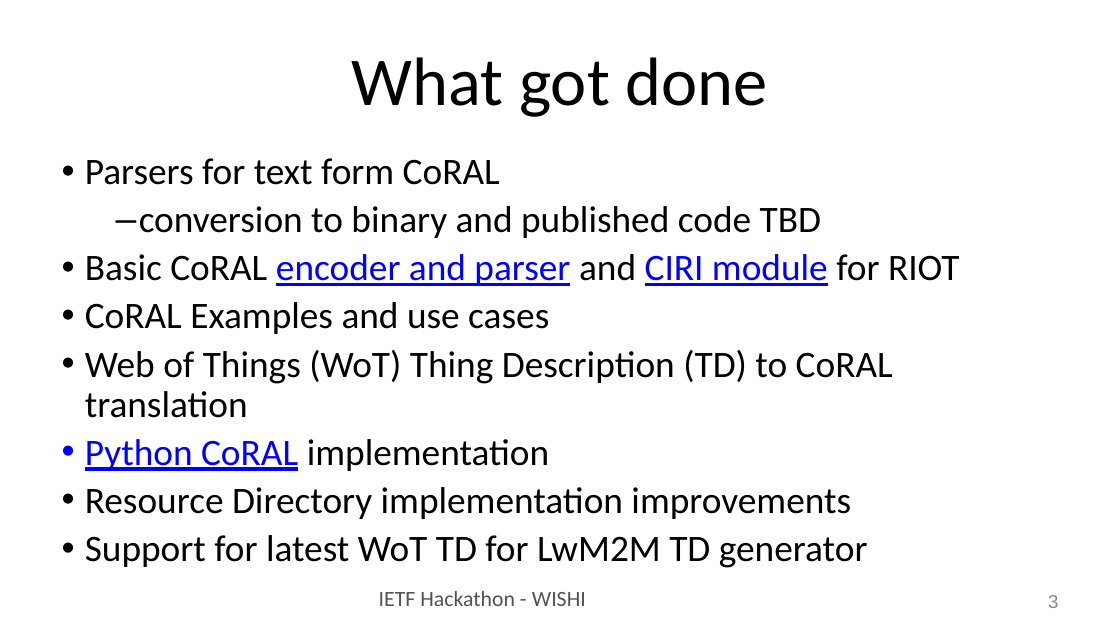
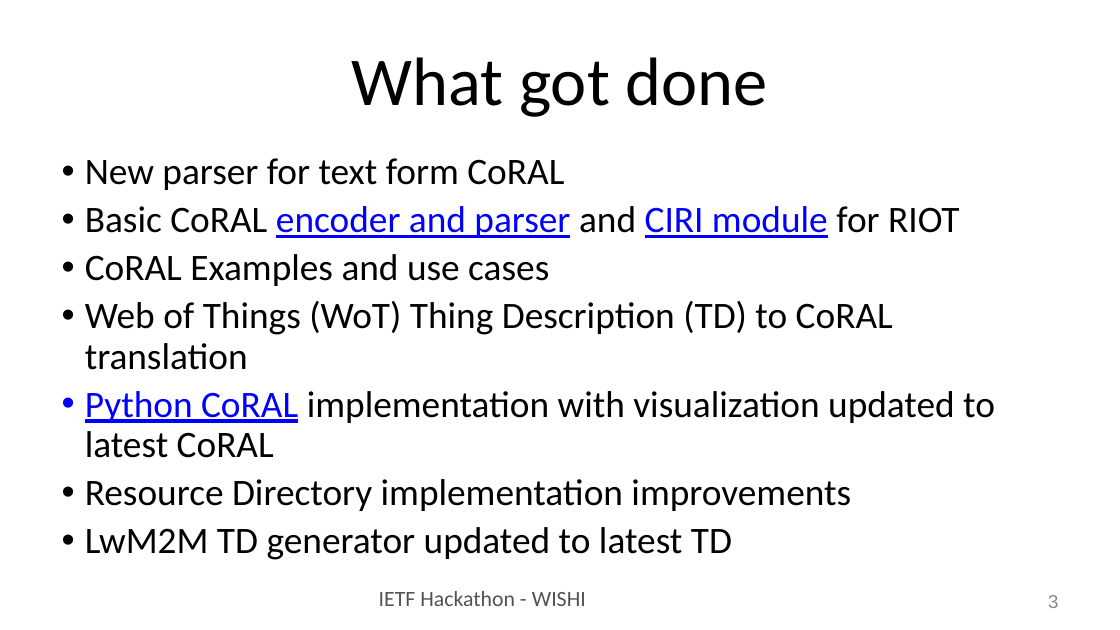
Before and after one commit to IETF-Hackathon/ietf104-project-presentations, a slide deck: slide 3 of wishi-hackathon-ietf104.pptx. Drawn at 1120x630 pixels with LibreOffice and Linux fonts; fonts in the diff are those of the drawing. Boxes give left, top, right and bottom in pixels: in the first picture for what was removed or moved away, otherwise in the second. Text is boxed around its words. In the diff, an @@ line names an element or a change of style, - is before the commit and + after.

Commit message:
Update

```diff
--- a/wishi-hackathon-ietf104.pptx
+++ b/wishi-hackathon-ietf104.pptx
@@ text at box(85, 158, 564, 190): text changed @@
-• Parsers for text form CoRAL
-  – conversion to binary and published code TBD
+• New parser for text form CoRAL
@@ text at box(85, 391, 995, 458): text changed @@
-• Python CoRAL implementation
+• Python CoRAL implementation with visualization updated to latest CoRAL
@@ text at box(85, 527, 732, 560): text changed @@
-• Support for latest WoT TD for LwM2M TD generator
+• LwM2M TD generator updated to latest TD
```
Also in this commit, not shown: 2 other slides changed.
